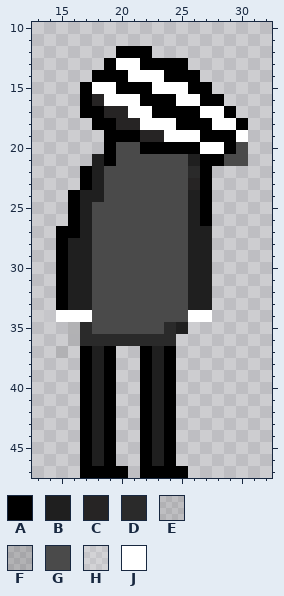
Pixel-art sprite, stored at Content/gravling.png. The picture above is the old version.
The file is 48x48 pixels. Pixels under 10% opacity are left out. Colours within 5 levels of each other are drawn and written as one. Shown: x 13..32, y 10..47.
Palette (. is transparent): A #000000  B #1f1f1f  C #262424  D #2a2a2a  E #4a4a4a1d  F #4a4a4a35  G #4a4a4a  H #ffffff20  J #ffffff
Pixels before, first column x 14:
12 ......AAA........
13 .....AJJAAAA.....
14 ....AAAJJJAAA....
15 ...AJJAAAJJJAA...
16 ...ACJJJAAAJJAA..
17 ...AACCJJAAAAJJA.
18 ....AACCJJJAAAJJA
19 .....AAACCJJJAAAJ
20 .....AGGAAAAAJJAG
21 ....BAGGGGGGBAAGG
22 ...ABGGGGGGGDA...
23 ...ABGGGGGGGCA...
24 ..ABBGGGGGGGBA...
25 ..ABGGGGGGGGBA...
26 ..ABGGGGGGGGBA...
27 .AABGGGGGGGGBB...
28 .ABBGGGGGGGGBB...
29 .ABBGGGGGGGGBB...
30 .ABBGGGGGGGGBB...
31 .ABBGGGGGGGGBB...
32 .ABBGGGGGGGGBB...
33 .ABBGGGGGGGGBB...
34 HJJJGGGGGGGGJJ...
35 ..FDGGGGGGDB.....
36 ..EDDDDDDDD......
37 .E.ABA..ABA......
38 ...ABA..ABA......
39 ...ABA..ABA......
40 ...ABA..ABA......
41 ...ABA..ABA......
42 ...ABA..ABA......
43 ...ABA..ABA......
44 ...ABA..ABA......
45 ...ABA..ABA......
46 ...ABA..ABA......
47 ...AAAA.AAAA.....
After the commit:
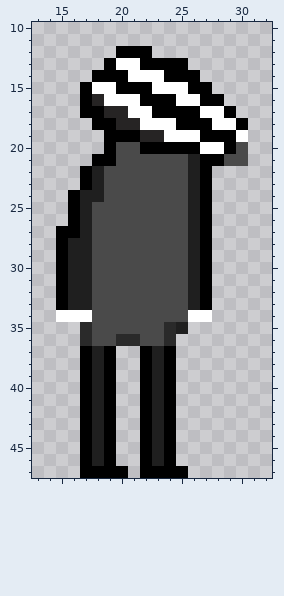
From old to new:
y 21: x 18 B -> A
y 22: x 26 D -> B
y 23: x 26 C -> B
y 27..33: x 27 B -> A
y 34: x 14 H -> .
y 35: x 16 F -> .
y 36: x 16 E -> .; x 18..19 DD -> GG; x 22..23 DD -> GG
y 37: x 15 E -> .
